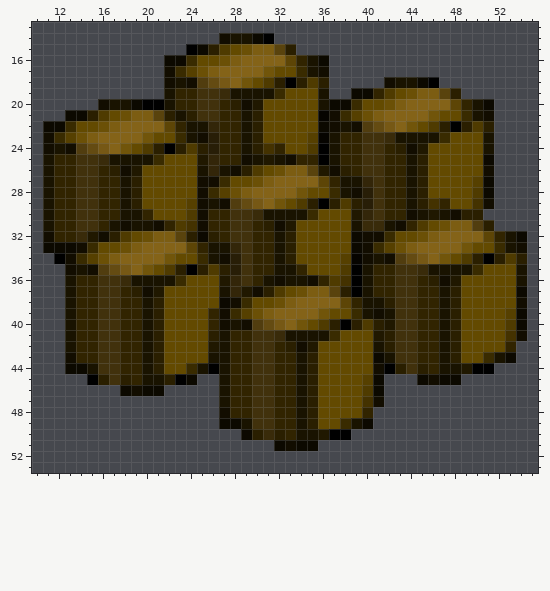
Pixel-art sprite: packages.png. The picture above is the old version.
The file is 64x64 pixels. Colours within 5 levels of each other are drawn and written as one. Shown: x 10..55, y 13..53.
The same view after the edit:
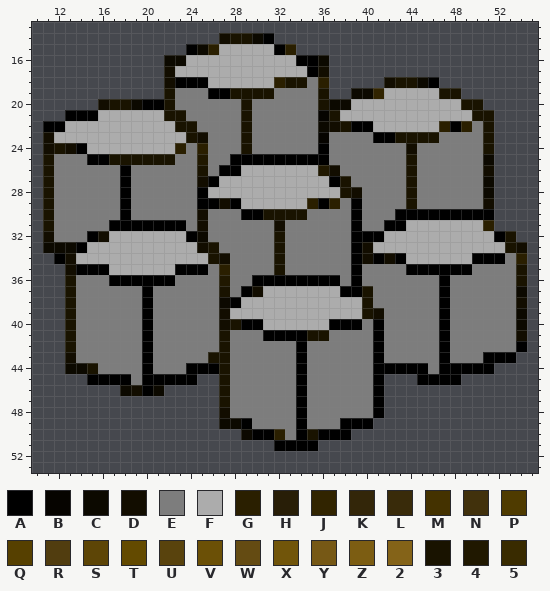
Palette (. is transparent): A #000000  B #060400  C #0c0900  D #120d00  E #7d7d7d  F #acacac  G #2a1f00  H #281e07  J #312400  K #332609  L #392b0a  M #443200  N #41310c  P #4f3b00  Q #564000  R #513d0f  S #5d4506  T #634a00  U #59430d  V #6b5006  W #644b12  X #71550a  Y #765815  Z #7c5d12  2 #846318  3 #191300  4 #201800  5 #392b00
Diff:
Changed rows in their new state; - is an unchanged pixel.
first column x 11:
15 ----------------FFFFFA----------------------
16 -------------FFFFFFFFFFAA-------------------
17 ------------FFFFFFFFFFFFA-------------------
18 ------------AAAFFFFFF-33E-------------------
19 ------------EEEAA----EEEE------FFFFF33------
20 ------------EEEEEE3EEEEEE---FFFFFFFFFF3-.---
21 --AAAFFFFFF3-EEEEE-EEEEEE-3FFFFFFFFFFFF-3---
22 AAFFFFFFFFFF3-EEEE-EEEEEE---AAFFFFFF---E3---
23 -FFFFFFFFFFFF--EEE-EEEEEE-EEEEAA----EEEE----
24 ---AFFFFFFFF-E-EEE-EEEEEE-EEEEEEE-EEEEEE----
25 -EEEAA----33EE-EEAAAAAAAA-EEEEEEE-EEEEEE----
26 -EEEEEEAEEEEEE-EAAFFFFFFF--EEEEEE-EEEEEE----
27 -EEEEEEAEEEEEE-AFFFFFFFFFFA-EEEEE-EEEEEE----
28 -EEEEEEAEEEEEEAFFFFFFFFFFFF--EEEE-EEEEEE----
29 -EEEEEEAEEEEEEAA-AFFFFFF---EAEEEE-EEEEEE----
30 -EEEEEEAEEEEEE-EEEAA----EEEEAEEEAAAAAAAAA---
31 -EEEEEAAAAAAAE-EEEEEE-EEEEEEAEEAAFFFFFFF----
32 -EEEA-FFFFFFFA-EEEEEE-EEEEEEAAAFFFFFFFFFFA-.
33 ---AFFFFFFFFFFD-EEEEE-EEEEEEA-FFFFFFFFFFFF--
34 ---FFFFFFFFFFFF--EEEE-EEEEEEA-A-AFFFFFFA-AE-
35 ---AAAFFFFFFA-AE-EEEE-EEEEEE-EEEEAAAAAAEEEE-
36 ---EEEAAAAAAEEEE-EEAAAAAAAAE-EEEEEEEAEEEEEE-
37 ---EEEEEEAEEEEEE-EA-FFFFFFFA--EEEEEEAEEEEEE-
38 ---EEEEEEAEEEEEE-AFFFFFFFFFFF-EEEEEEAEEEEEE-
39 ---EEEEEEAEEEEEE-FFFFFFFFFFFF--EEEEEAEEEEEE-
40 ---EEEEEEAEEEEEE--AAFFFFFFA-AEAEEEEEAEEEEEE-
41 ---EEEEEEAEEEEEE-EEEAAAA--EEEEAEEEEEAEEEEEE-
42 ---EEEEEEAEEEEEE-EEEEEEAEEEEEEAEEEEEAEEEEEEA
43 ---EEEEEEAEEEEE--EEEEEEAEEEEEEAEEEEEAEEEAAA-
44 -----EEEEAEEEAA--EEEEEEAEEEEEEA-AAAEAAA-----
45 -----AAAEAAA-A---EEEEEEAEEEEEEA---AAAA------
46 ---------A-------EEEEEEAEEEEEEA-------------
47 -----------------EEEEEEAEEEEEEA-------------
48 -----------------EEEEEEAEEEEEEA-------------
49 ------------------AEEEEAEEEAAA--------------
50 -------------------AA-EA-A------------------
51 ---------------------AAAA-------------------
Boxes around the changes in both pictures, in picture pixels (x1, y1, x2, y2):
changed: (43, 44, 527, 451)
